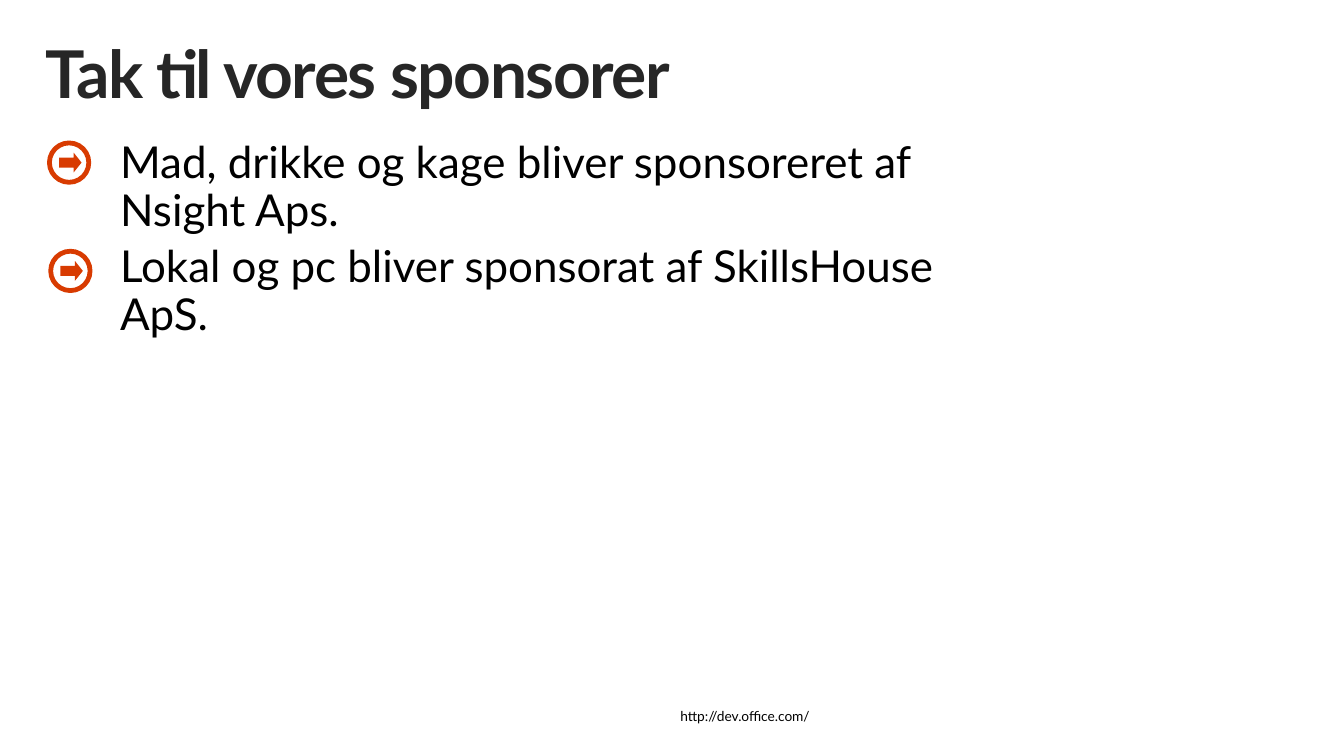
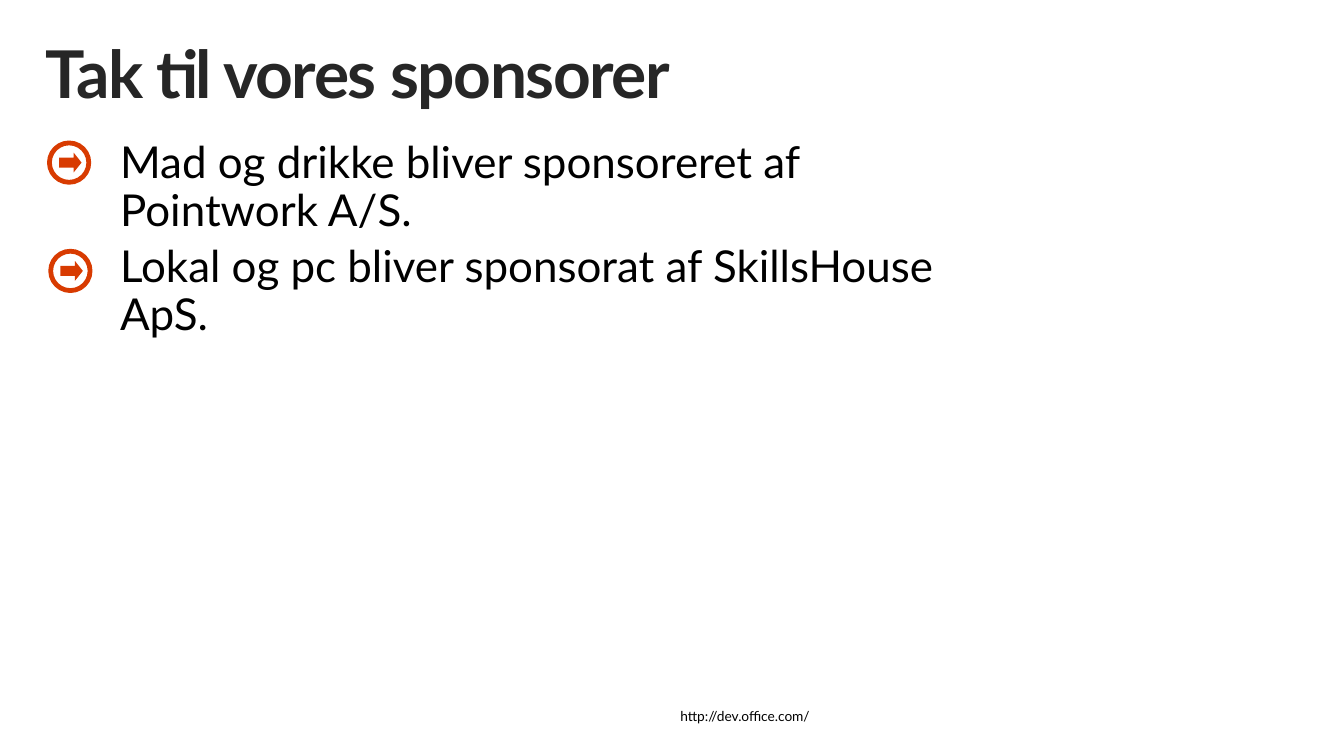
Before and after one commit to andersdissing/spbg-codecamp-pnp-2016, a slide deck: slide 3 of 0 - Agenda SPBG Dev Camp.pptx. Drawn at 1344x756 pixels with LibreOffice and Linux fonts; fonts in the diff are those of the drawing; background and template pictures are left out. Boxes give left, top, right and bottom in pixels: in the first picture for what was removed or moved away, otherwise in the second. Text is boxed around its words. In the diff, an @@ line names an element or a change of style, - is before the commit and + after.

```diff
--- a/0 - Agenda SPBG Dev Camp.pptx
+++ b/0 - Agenda SPBG Dev Camp.pptx
@@ text at (120,145,800,228): text changed @@
-Mad, drikke og kage bliver sponsoreret af Nsight Aps.
+Mad og drikke bliver sponsoreret af Pointwork A/S.
```
Also in this commit, not shown: 1 slide added.
